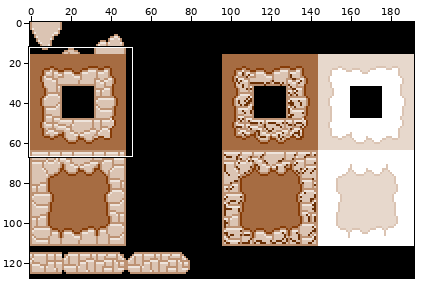
Edited in one commit: sprite sheet (BLAJ/Assets/Sprites/Background/Sprite-0001.png). Above, an overview of the earlier version with the close-up marked.
Close-up. Earlier state:
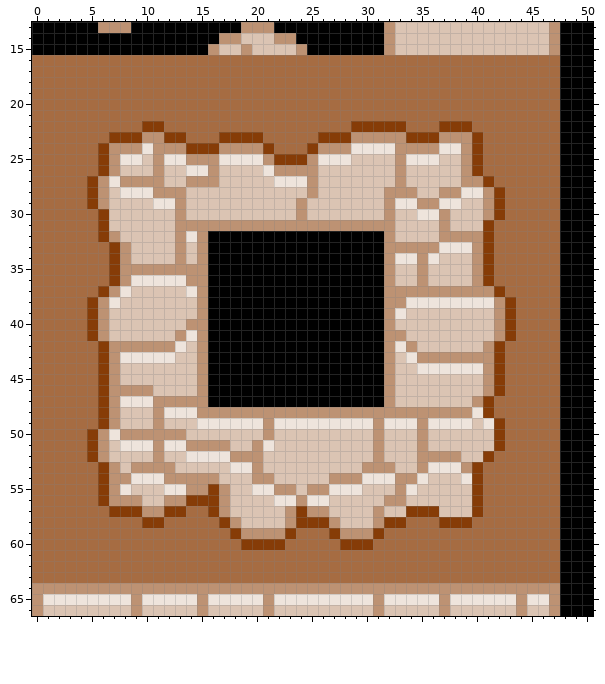
The file is 192x128 pixels. Shown: x 0..50, y 13..66. The commit also changed other parts of the picture, which this record leaves out.
New version:
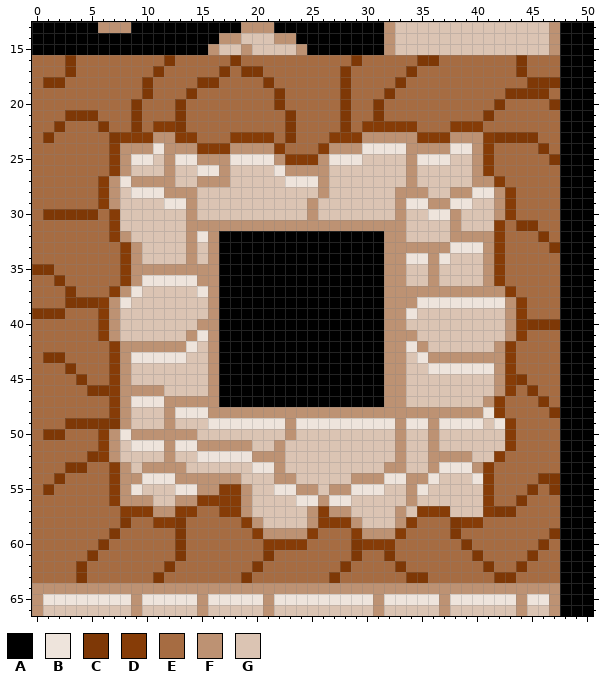
Palette (. is transparent): A #000000  B #eee4dc  C #7e3806  D #863c07  E #a66c42  F #bd9273  G #dbc4b3
From old to new:
Changed rows in their new state; - is an unchanged pixel.
first column x 0:
16 ---C--------C-----C----------C-----CC-------C---
17 ---C-------C-----C-CC-------C-----C---------C---
18 -CC-------C----CC----C------C----C-----------CCC
19 ----------C---C-------C-----C---C----------CCCC-
20 ---------C---C--------C-----C--C----------C----C
21 ---CCC---C---C---------C----C--C---------C------
22 --C---C--CE-DC---------C----CE----D--E--D-------
23 -C-----C--D-F-D--E---D-C--E--D----F--D--FDCCCC--
24 ------ED--FB--F--D---FD--ED--F---B---F-BFD----C-
25 ------EDF-BGF-B--F---BF--DF--B---GF--B-GFD-----C
26 ------EDF--GF-G-BF---GB---F------GF----GFD------
27 -----EDFB---F-G--F----G--BF------GF----G-FD-----
28 -----EDFG--B--F----------GF-----G--F-G-F-BFD----
29 -----EDF---G-BF---------GF------GF-B-F-B-GFD----
30 -CCCCCED-----GF---------GF------GF-G-BF--GFD----
31 ------ED-----G-------------------F---GF--GD-CC--
32 ------EDF----GFBF----------------F---G---FD---C-
33 -------EDF---GFGF--------------------F--BFD----C
34 -------EDF---GFGF----------------F-BFB--GFD-----
35 CC-----ED-------F----------------F-GF---GFD-----
36 --C----EDF----B-F----------------F-GF---GFD-----
37 ---C--EDFB----GBF-------------------------FD----
38 ---CCCDFB------GF-----------------F-------BFD---
39 CCC--EDF-------GF----------------FB-------GFD---
40 -----EDF------G-F----------------F--------GFDCCC
41 -----EDF-----GFBF-----------------F-------GFD---
42 ------ED-----FBGF----------------FBF-----GFD----
43 -CC---EDF----B-GF----------------FGB------FD----
44 ---C--EDF------GF----------------F-G-----BFD----
45 ----C-EDF------GF----------------F-------GFDC---
46 -----CCD---F---GF----------------F-------GFD-C--
47 ------EDF--B----F----------------F------GFD---C-
48 ------EDF--GF--B------------------------FBD----C
49 ---CCCCCF--GF--G-----B-F-------B-F-BF---BGBD----
50 -CC--EDFB-----F------G-F-------G-F-GF-----GD----
51 -----EDFG--BF-B---FFGGF--------G-F-GF-----GD----
52 -----CDF---GF-G---BB-FF--------G-F-G---F-GD-----
53 ---CC-EDFG---F----GGBBF-------GG-F-GF--BFD------
54 --C---ED-F--B----FF-GGFF---GG-FF-B-FB--GBD----CC
55 -C----EDFB--G-B-FDDFGGBBF-GFF-BB-GFB----GD---C-C
56 ------ED--F-G-F--DDF--GGB-FBB---GGF-----GD--C---
57 -------E--D-F-D-EDDF---GG-DFF--G-FG--D--GDCC----
58 --------C-E-DC---EEDF--GGF-DDF-GGFD--EC-D-------
59 -------C-----C----EED--FFD-EED-FFD----C--------C
60 ------C------C-----EE--DD---EC-DD------C------C-
61 -----C-------C-------C-------C--C-------C----C--
62 ----C-------C-------C-------C----C-------C--C---
63 ----C------C-------C-------C------CC------CC----
Boxes around the changes in both close-ups, in picture pixels (x1, y1, x2, y2):
changed: (32, 55, 560, 583)
